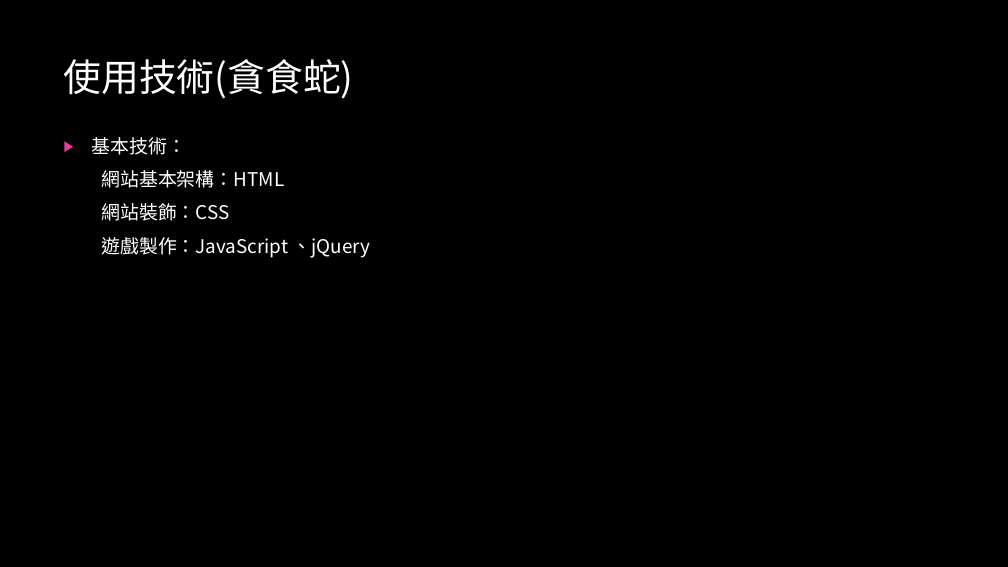
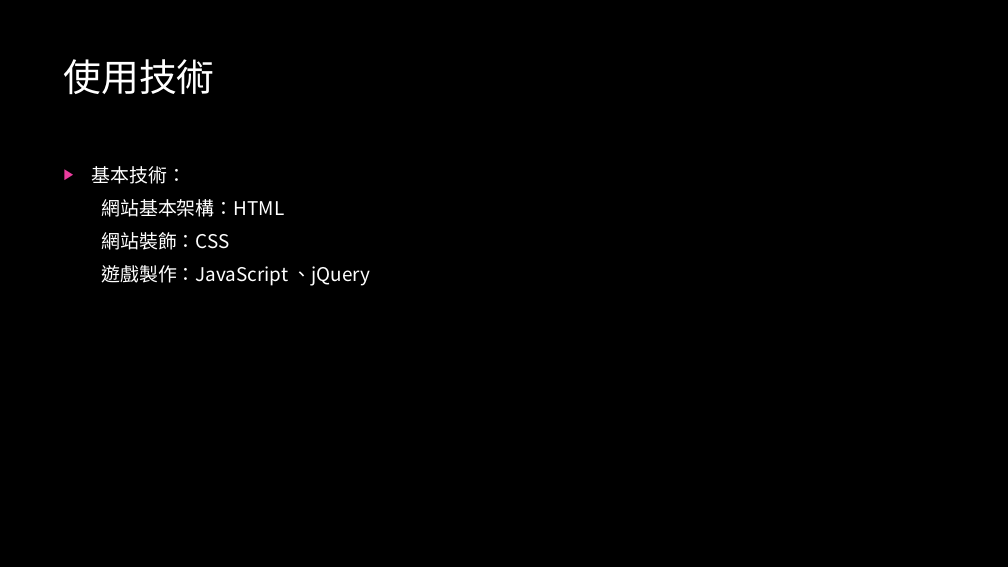
Before and after one commit to Yukimi27043816/WebProgrammingFinalProject, a slide deck: slide 3 of FLASH的末路-00757103+00757129.pptx (slide 2 before the commit). Drawn at 1008x567 pixels with LibreOffice and Linux fonts; fonts in the diff are those of the drawing; background and template pictures are left out. Boxes give left, top, right and bottom in pixels: in the first picture for what was removed or moved away, otherwise in the second. Text is boxed around its words. In the diff, an @@ line names an element or a change of style, - is before the commit and + after.

```diff
--- a/FLASH的末路-00757103+00757129.pptx
+++ b/FLASH的末路-00757103+00757129.pptx
@@ text at <box>64,59,215,95</box>: text changed @@
-使用技術(貪食蛇)
+使用技術
@@ text "基本技術：": place and size @@
-text "基本技術：" at <box>92,137,371,258</box>
+text "基本技術：" at <box>92,166,371,286</box>
```
Also in this commit, not shown: 1 other slide changed, 3 slides added, 1 slide removed, 1 other file.
